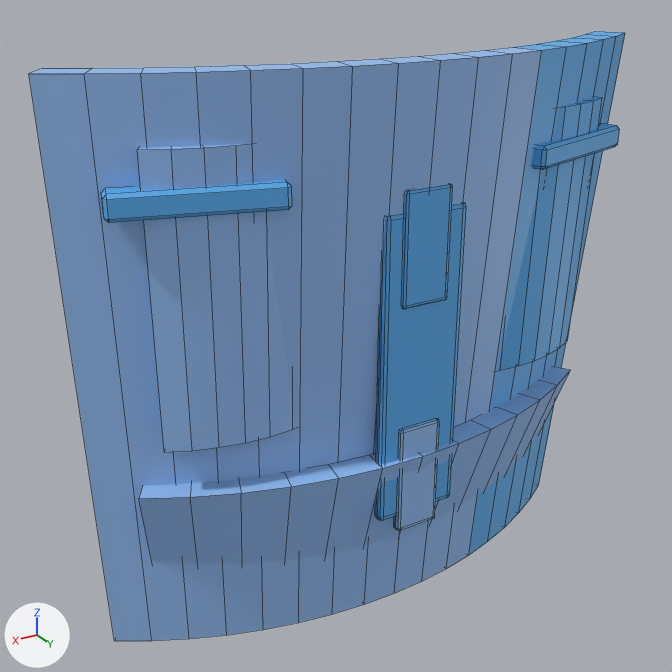
The Blender file viewer/assets/armor-parts/back/source/back.blend as it was, and as the next commit left it.
Before and after are seen from a 50 mm lens placed at (0.427, 0.632, 0.336), pointed at (0.032, -0.027, 0.006). Arrows for +X, +Y and +Z are at lower left; the lights stay in place. The picture after the commit comes second. Mesh edges are drawn as thin lines.

Before the edit, the objects in view are built like this:
```python
me_armor_back_v001 = bpy.data.meshes.new('armor_back_v001')
me_armor_back_v001.from_pydata(...)  # 408 vertices, 398 faces; spans x -0.275..0.275, y -0.068..0.068, z -0.27..0.252
# faces by material slot: [176, 222]
me_armor_back_v001.materials.append(mat_armor_base_surface)  # blue #97c1f5
me_armor_back_v001.materials.append(mat_armor_accent)  # blue #5cb0f1
ob_armor_back_v001 = bpy.data.objects.new('armor_back_v001', me_armor_back_v001)
ob_armor_back_v001.location = (0.0, 0.0, 0.0)
```
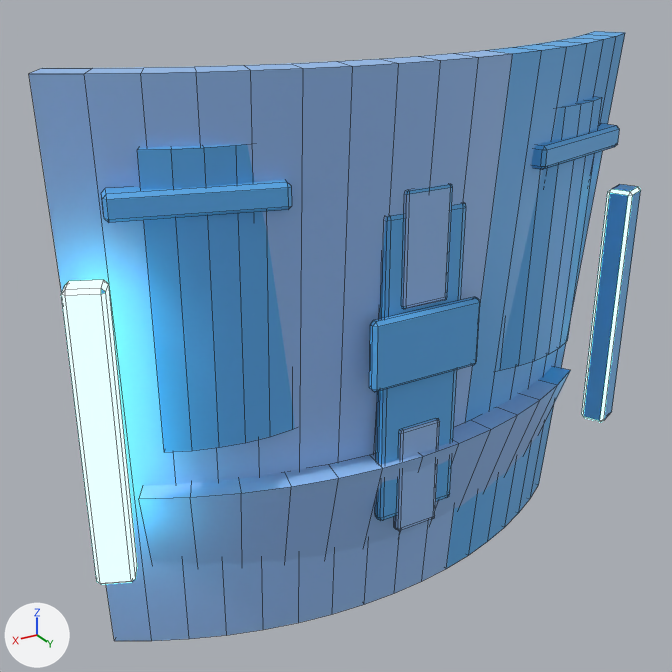
The change, as a list of edits to the scene's bpy script:
```text
Add mat_armor_emissive:
    mat_armor_emissive = principled_material('armor_emissive')
    mat_armor_emissive.base_color = (0.18, 0.902, 1.0)  # cyan #76f4ff
    mat_armor_emissive.emission_color = (0.18, 0.902, 1.0)  # cyan #76f4ff
    mat_armor_emissive.emission_strength = 4.0
Change me_armor_back_v001:
    used by ob_armor_back_v001; location = (0.0, 0.0, 0.0)
    remove me_armor_back_v001.from_pydata(...)  # 408 vertices, 398 faces; spans x -0.275..0.275, y -0.068..0.068, z -0.27..0.252
    add me_armor_back_v001.from_pydata(...)  # 480 vertices, 476 faces; spans x -0.281..0.281, y -0.068..0.069, z -0.27..0.252
    me_armor_back_v001 part 1: a new loose piece of 24 vertices spanning x 0.246..0.281, y 0.004..0.036, z -0.134..0.113
    me_armor_back_v001 part 2: a new loose piece of 24 vertices spanning x -0.281..-0.246, y 0.004..0.036, z -0.134..0.113
    me_armor_back_v001 part 3: a new loose piece of 24 vertices spanning x -0.054..0.054, y 0.059..0.069, z -0.005..0.057, in mat_armor_accent (blue #5cb0f1)
    me_armor_back_v001 part 4: 40 faces spanning x -0.235..0.235, y -0.067..0.063, z -0.27..0.252 switch from mat_armor_base_surface (blue #97c1f5) to mat_armor_accent (blue #5cb0f1)
    me_armor_back_v001 part 5: 20 faces spanning x -0.022..0.022, y 0.054..0.062, z -0.154..0.157 switch from mat_armor_accent (blue #5cb0f1) to mat_armor_base_surface (blue #97c1f5)
    add me_armor_back_v001.materials.append(mat_armor_emissive)  # cyan #76f4ff, glowing cyan #76f4ff
```

Boxes (x1, y1, x2, y2) around the edits, measured in the pictures (672 x 672 px):
'armor_back_v001', reshaped
    before: (29, 31, 625, 641)
    after: (29, 31, 641, 641)
part 1 of me_armor_back_v001, added
    after: (61, 280, 137, 584)
part 2 of me_armor_back_v001, added
    after: (582, 184, 641, 422)
part 3 of me_armor_back_v001, added (blue)
    after: (369, 297, 480, 392)
part 4 of me_armor_back_v001, recoloured
    both: (137, 47, 570, 569)
part 5 of me_armor_back_v001, recoloured
    both: (402, 188, 451, 309)
